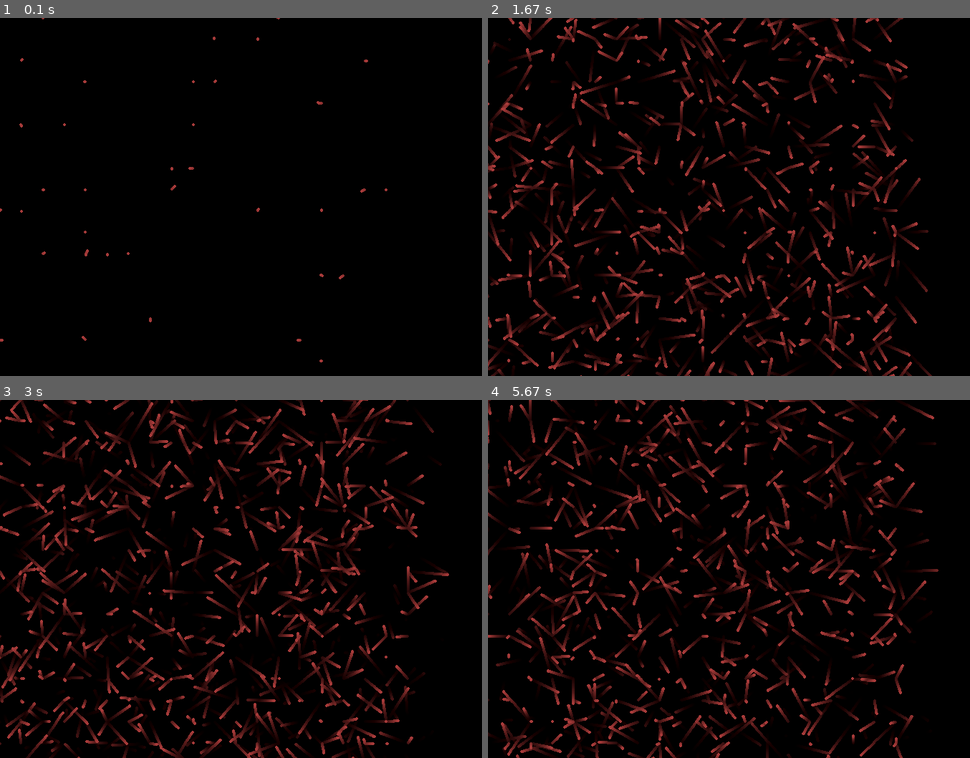
Above: before the commit, frames 1-4 (two rows, left to right).
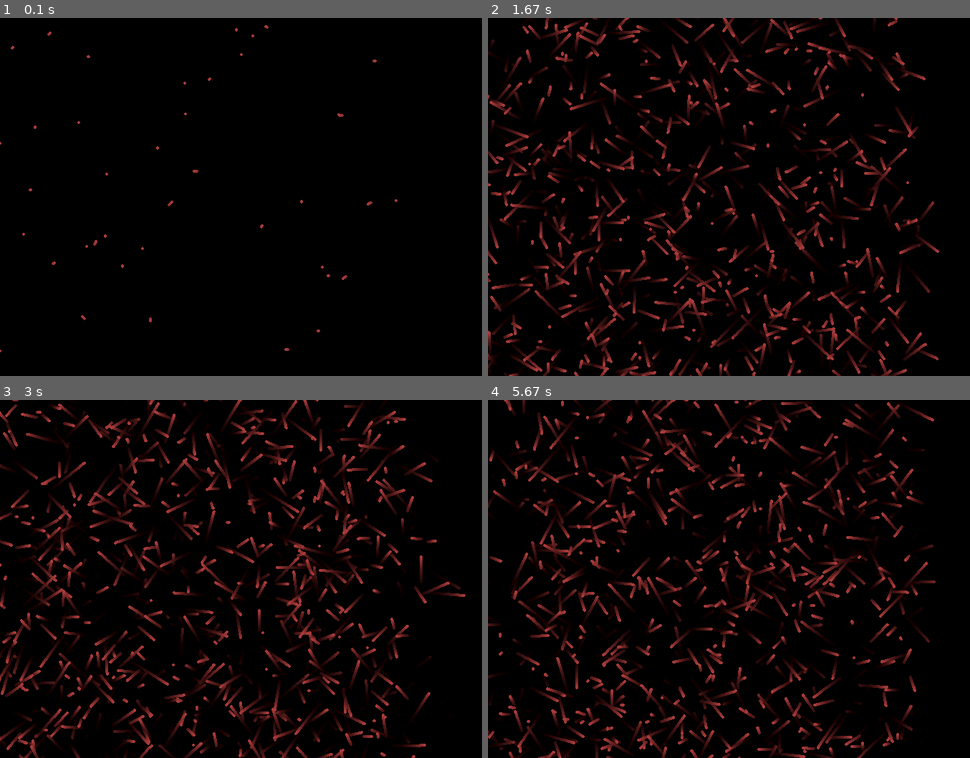
Above: after the commit, the same moments.

Repository: jouleion/HO_week1
Game: pygame game, started from Assignment/particle_test.py
Two runs of this game, one before a commit and one after it. Both use one fixed random seed, a clock stepped at 60 frames per second and the inputs below.
Inputs:
- Up to frame 1 (0.1 s): no input
- Up to frame 2 (1.67 s): no input
- Up to frame 3 (3 s): no input
- Up to frame 4 (5.67 s): no input

The runs differ from the first frame. In frame 1, 0.4% of the frame differs, in the area x 0-83%, y 0-97%; in frame 2, 24%; in frame 3, 25%, in the area x 0-97%, y 0-100%; in frame 4, 24%.

Commit message:
best stuff ever

Diff:
--- a/Assignment/main.py
+++ b/Assignment/main.py
@@ -48,8 +48,8 @@
 
             # spawn particles
             if (pixel > SPAWN_THRESHOLD):
-                for i in range(random.randint(1, 1 + int(pixel / 400))):
-                    particle_system.add_particle(row * PIXEL_HEIGHT, column * PIXEL_WIDTH)
+                if(random.randint(0, 100) > 90):
+                    particle_system.add_particle(column * PIXEL_WIDTH, row * PIXEL_HEIGHT)
     # update particles
     particle_system.update()
 
--- a/Assignment/particle_system.py
+++ b/Assignment/particle_system.py
@@ -4,6 +4,7 @@
 
 import pygame
 import random
+import numpy as np
 
 class Particle:
     def __init__(self, x, y,init_color):
@@ -72,7 +73,8 @@
         return color
 
     def add_particle(self, x, y):
-        self.particles.append(Particle(x, y, self.update_color()))
+        spread = 20
+        self.particles.append(Particle(x + int( np.random.normal(0, spread)), y + int( np.random.normal(0, spread)), self.update_color()))
 
     def update(self):
         color = self.update_color()
